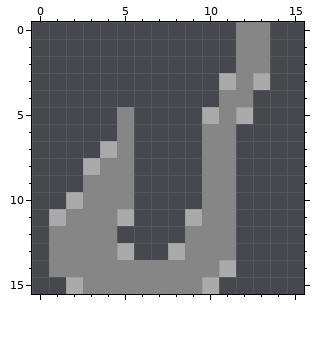
File history of a pixel-art sprite, src/main/resources/sprites/items/hook.png. This is how it looked before the edit.
The file is 16x16 pixels.
New version:
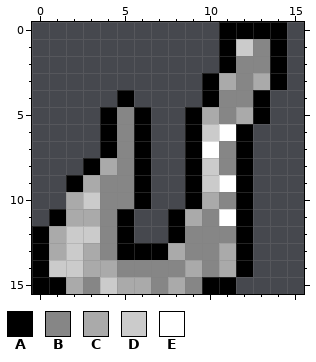
Palette (. is transparent): A #000000  B #868686  C #aaaaaa  D #cbcbcb  E #ffffff
Diff:
y 0: x 11..14 .BB. -> AAAA
y 1: x 11..12 .B -> AD; x 14 . -> A
y 2: x 11 . -> A; x 14 . -> A
y 3: x 10 . -> A; x 14 . -> A
y 4: x 5 . -> A; x 10 . -> A; x 13 . -> A
y 5: x 4 . -> A; x 6 . -> A; x 9 . -> A; x 13 . -> A
y 6: x 4 . -> A; x 6 . -> A; x 9..12 .BB. -> ADEA
y 7: x 4 C -> A; x 6 . -> A; x 9..10 .B -> AE; x 12 . -> A
y 8: x 3..4 CB -> AC; x 6 . -> A; x 9..10 .B -> AD; x 12 . -> A
y 9: x 2..3 .B -> AC; x 6 . -> A; x 9..12 .BB. -> ADEA
y 10: x 3 B -> D; x 6 . -> A; x 9..10 .B -> AC; x 12 . -> A
y 11: x 1..3 CBB -> ACC; x 5 C -> A; x 8 . -> A; x 11..12 B. -> EA
y 12: x 0..3 .BBB -> ACDD; x 5 . -> A; x 8 . -> A; x 12 . -> A
y 13: x 0..3 .BBB -> ACDC; x 5..7 C.. -> AAA; x 11..12 B. -> CA
y 14: x 0..4 .BBBB -> ADDCC; x 9 B -> C; x 12 . -> A
y 15: x 0..1 .. -> AA; x 4..6 BBB -> DCC; x 8 B -> C; x 10..11 C. -> AA
